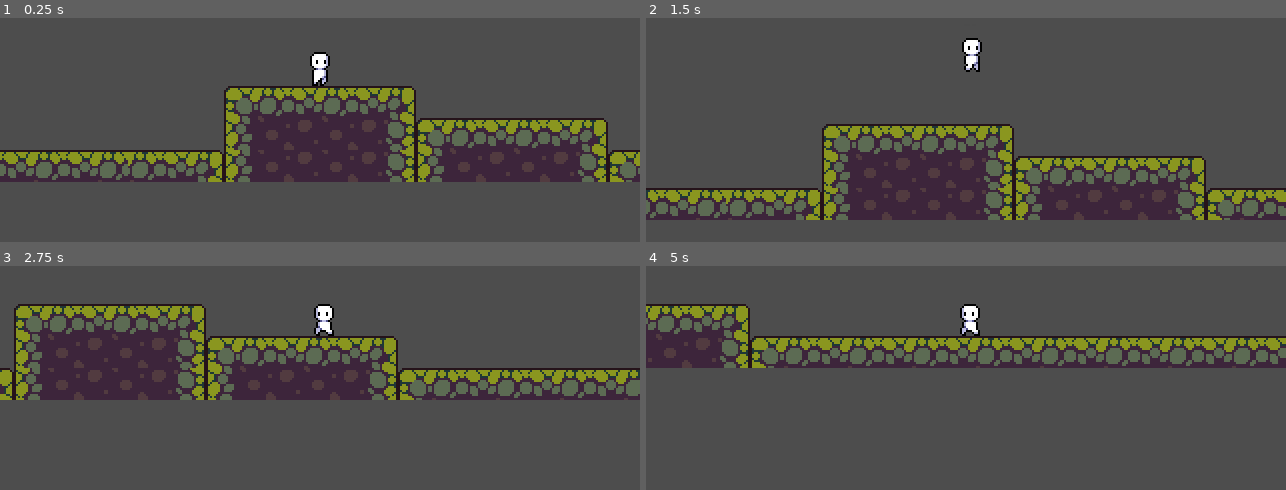
Above: before the commit, frames 1-4 (two rows, left to right).
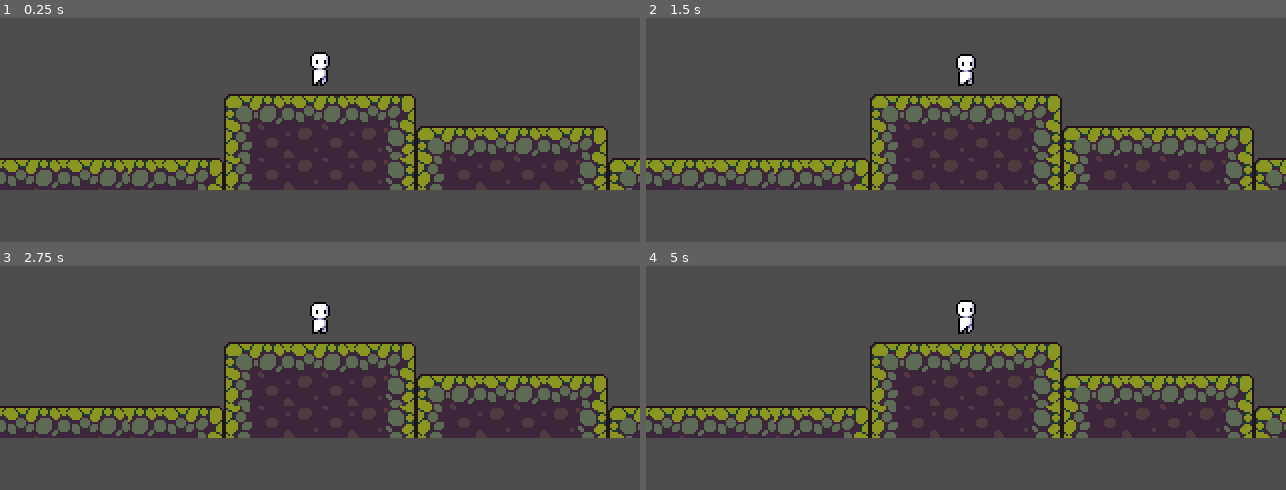
Above: after the commit, the same moments.

Repository: Loltaku/jump
Game: Godot game, scene res://scene/game.tscn
Two runs of this game, one before a commit and one after it. Both use one fixed random seed, a clock stepped at 60 frames per second and the inputs below.
Inputs:
- Up to frame 1 (0.25 s): no input
- Up to frame 2 (1.5 s): tap Enter at 0.5 s; hold Right (move_right) from 0.53 s (still down); tap C (jump) at 0.6, 0.77, 1.07, 1.35 s
- Up to frame 3 (2.75 s): tap C (jump) at 1.52, 1.82, 2.1 s; release Right (move_right) at 2.03 s; hold Left (move_left) from 2.03 s (still down)
- Up to frame 4 (5 s): release Left (move_left) at 2.78 s; hold Right (move_right) 2.78-4.28 s; tap C (jump) at 2.85, 3.02, 3.32, 3.6, 3.77, 4.07, 4.35, 4.52, 4.82 s; hold Left (move_left) from 4.28 s (still down)

The runs differ from the first frame. In frame 1, 17% of the frame differs, in the area x 0-100%, y 30-77%; in frame 2, 36%; in frame 3, 36%; in frame 4, 38%, in the area x 0-100%, y 15-77%.
Error after the commit: Parse Error: Expected indented block after lambda declaration. (res://script/player.gd:39)

Commit message:
一个小报错

Diff:
--- a/scene/player.tscn
+++ b/scene/player.tscn
@@ -70,6 +70,14 @@
 }, {
 "frames": [{
 "duration": 1.0,
+"texture": SubResource("AtlasTexture_dk1vr")
+}],
+"loop": true,
+"name": &"jump",
+"speed": 10.0
+}, {
+"frames": [{
+"duration": 1.0,
 "texture": SubResource("AtlasTexture_hjaqi")
 }, {
 "duration": 1.0,
@@ -99,8 +107,8 @@
 }]
 
 [sub_resource type="CapsuleShape2D" id="CapsuleShape2D_hjaqi"]
-radius = 4.0
-height = 16.0
+radius = 3.0
+height = 18.0
 
 [node name="player" type="CharacterBody2D"]
 script = ExtResource("1_hjaqi")
@@ -109,15 +117,28 @@
 sprite_frames = SubResource("SpriteFrames_hjaqi")
 animation = &"idle"
 autoplay = "idle"
-frame_progress = 0.0406094
 
 [node name="CollisionShape2D" type="CollisionShape2D" parent="."]
-position = Vector2(0, 4)
+position = Vector2(0, 3)
 shape = SubResource("CapsuleShape2D_hjaqi")
 debug_color = Color(0.913725, 0.6, 0.701961, 0.419608)
 
 [node name="CoyoteTimer" type="Timer" parent="."]
-wait_time = 0.1
+wait_time = 0.2
 one_shot = true
 
+[node name="RayCast2D" type="Node" parent="."]
+
+[node name="front" type="RayCast2D" parent="RayCast2D"]
+position = Vector2(0, 4)
+target_position = Vector2(5, 0)
+
+[node name="bottom" type="RayCast2D" parent="RayCast2D"]
+position = Vector2(0, 4)
+target_position = Vector2(0, 8)
+
+[node name="edge" type="RayCast2D" parent="RayCast2D"]
+position = Vector2(0, 4)
+target_position = Vector2(3, 7)
+
 [connection signal="timeout" from="CoyoteTimer" to="." method="_on_coyote_timer_timeout"]
--- a/script/player.gd
+++ b/script/player.gd
@@ -1,7 +1,11 @@
 extends CharacterBody2D
 
 @onready var animated_sprite: AnimatedSprite2D = $AnimatedSprite2D
-@onready var coyote_timer = $CoyoteTimer                                         # 获取计时器
+@onready var coyote_timer = $CoyoteTimer # 获取计时器
+@onready var front_ray = $RayCast2D/front
+@onready var bottom_ray = $RayCast2D/bottom
+@onready var edge_ray = $RayCast2D/edge
+
 
 #region 常量配置
 const MAX_SPEED := 80.0                                                         # 水平移动最大速度
@@ -11,16 +15,17 @@
 const AIR_CONTROL := 0.5                                                         # 空中移动控制系数
 #endregion
 
+#region 变量配置
 # 从项目设置获取重力值（重要修正！）
 var gravity = ProjectSettings.get_setting("physics/2d/default_gravity")
 var was_on_floor := false
+#endregion
 
 func _physics_process(delta: float) -> void:
 	#region 重力处理
 	if not is_on_floor():
 		velocity.y += gravity * delta
 	#endregion
-	print("计时器状态：", "运行中" if not coyote_timer.is_stopped() else "停止")
 
 	#region 土狼时间计时器
 	var is_on_floor_now = is_on_floor()                                          # 地面状态变化检测
@@ -31,14 +36,29 @@
 	#endregion
 
 	#region 跳跃输入
-	if Input.is_action_just_pressed("jump"):
-		if is_on_floor_now or not coyote_timer.is_stopped():
+		func can_jump() -> bool:
+		# 基础地面检测
+		var basic_ground = is_on_floor() or coyote_timer.time_left > 0
+		# 边缘容错检测
+		var edge_tolerance = (
+			bottom_ray.is_colliding() and
+			front_ray.is_colliding() and
+			edge_ray.is_colliding()
+			)
+		# 最终跳跃条件：基础条件 或 (底部有地面且处于边缘)
+		return Input.is_action_just_pressed("jump") and (
+			basic_ground or
+			(bottom_ray.is_colliding() and edge_tolerance)
+			)
+
+	if can_jump():
+		if not coyote_timer.is_stopped():
 			velocity.y = JUMP_VELOCITY
 			 # 无论何时跳跃都停止计时器
 			coyote_timer.stop()
 			# 立即播放跳跃动画
 			animated_sprite.play("jump")
-	 # 更新地面状态记录
+	# 更新地面状态记录
 	was_on_floor = is_on_floor_now
 	#endregion
 
@@ -54,9 +74,9 @@
 	#endregion
 
 	move_and_slide()
-	update_animation(direction)                                                  # 分离动画更新逻辑
+	update_animation(direction)
 
-#region 移动逻辑函数
+	#region 移动逻辑函数
 func handle_ground_movement(direction: float, delta: float) -> void:
 	if direction != 0:
 		# 地面加速（使用move_toward实现更精确控制）
@@ -84,6 +104,7 @@
 #endregion
 
 #region 动画控制
+ # 分离动画更新逻辑
 func update_animation(direction: float) -> void:
 	# 方向翻转（优化判断逻辑）
 	if direction != 0:
